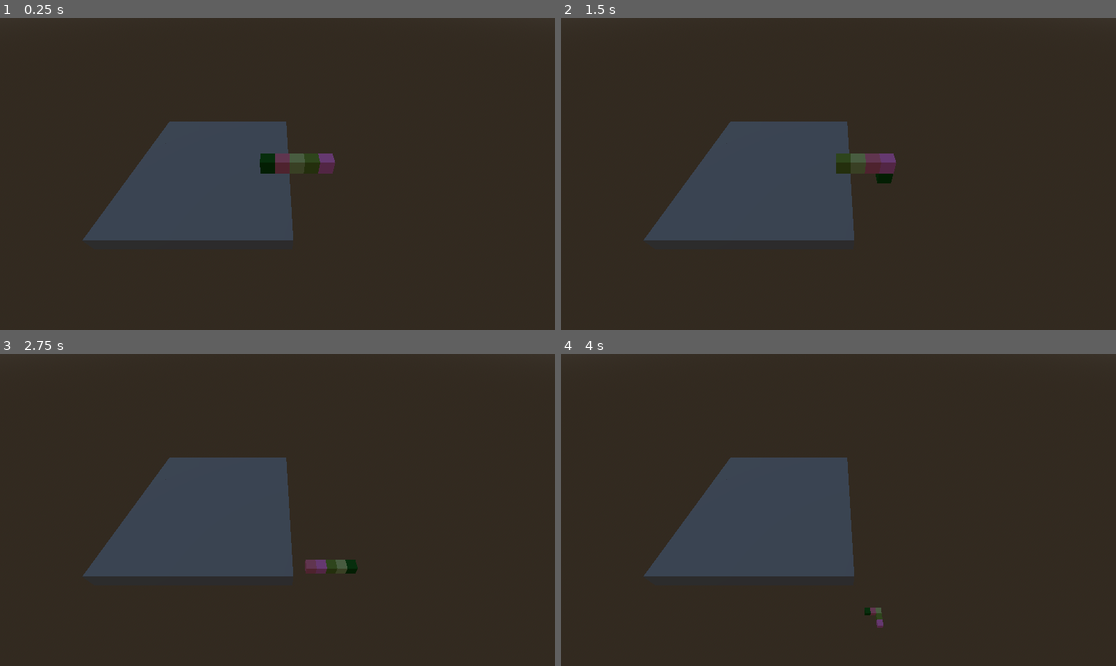
Above: before the commit, frames 1-4 (two rows, left to right).
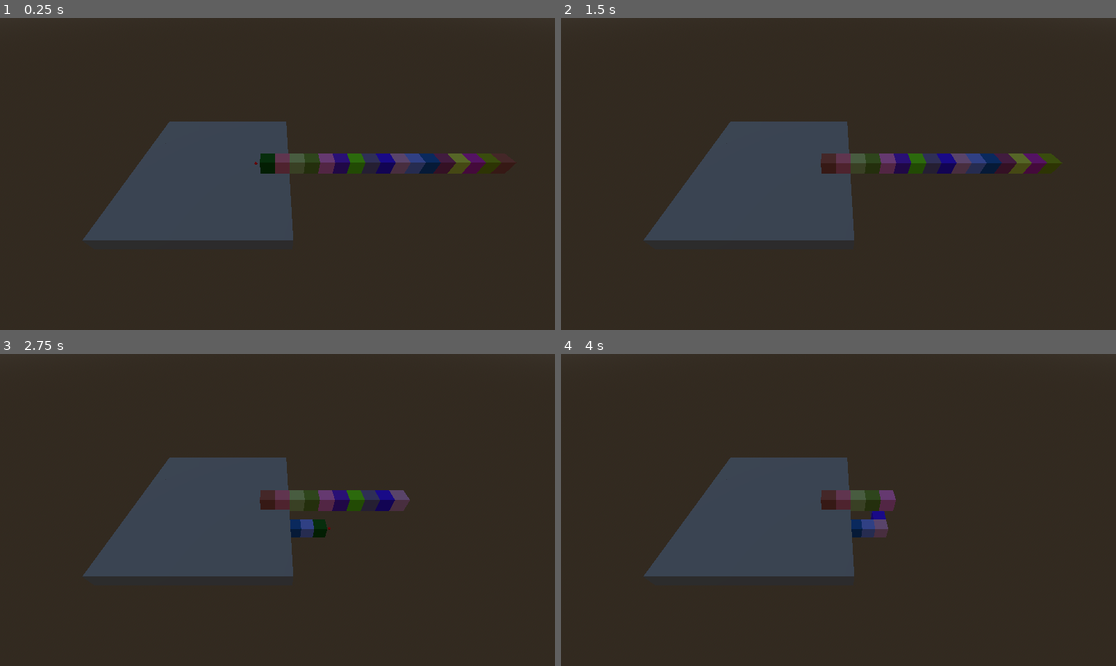
Above: after the commit, the same moments.

Repository: PedroSteinmacherEngelhardt/Snaker3000
Game: Godot game, scene res://world.tscn
Two runs of this game, one before a commit and one after it. Both use one fixed random seed, a clock stepped at 60 frames per second and the inputs below.
Inputs:
- Up to frame 1 (0.25 s): no input
- Up to frame 2 (1.5 s): tap Enter at 0.5 s; hold D (move_east) 0.53-1.28 s; hold Shift (move_down) from 1.28 s (still down)
- Up to frame 3 (2.75 s): release Shift (move_down) at 2.03 s; hold D (move_east) from 2.03 s (still down)
- Up to frame 4 (4 s): release D (move_east) at 2.78 s; hold W (move_north) 2.78-3.53 s; hold A (move_west) from 3.53 s (still down)

The runs differ from the first frame. In frame 1, 1.8% of the frame differs, in the area x 45-91%, y 43-50%; in frame 2, 2.4%, in the area x 46-91%, y 43-54%; in frame 3, 2.2%; in frame 4, 1.2%.

Commit message:
Snaker3000

Diff:
--- /dev/null
+++ b/helpers/set.gd
@@ -0,0 +1,16 @@
+extends Object
+class_name Set
+
+var _iternal = {};
+
+
+var values:
+	get():
+		return _iternal.keys()
+
+func append(value: Variant):
+	_iternal[value] = null
+
+
+func remove(value: Variant):
+	_iternal.erase(value)
--- a/snake3000.tscn
+++ /dev/null
@@ -1,26 +0,0 @@
-[gd_scene load_steps=5 format=3 uid="uid://4sqw2jsystx2"]
-
-[ext_resource type="Script" uid="uid://t2iwikjt2p1l" path="res://snake_3000.gd" id="1_62rt0"]
-
-[sub_resource type="BoxShape3D" id="BoxShape3D_62rt0"]
-
-[sub_resource type="StandardMaterial3D" id="StandardMaterial3D_62rt0"]
-albedo_color = Color(0, 0.4, 0, 1)
-
-[sub_resource type="BoxMesh" id="BoxMesh_5eypk"]
-material = SubResource("StandardMaterial3D_62rt0")
-
-[node name="Snake3000" type="CharacterBody3D"]
-process_mode = 4
-script = ExtResource("1_62rt0")
-initial_size = 5
-
-[node name="Head" type="CollisionShape3D" parent="."]
-shape = SubResource("BoxShape3D_62rt0")
-
-[node name="MeshInstance3D" type="MeshInstance3D" parent="Head"]
-mesh = SubResource("BoxMesh_5eypk")
-
-[node name="Timer" type="Timer" parent="."]
-wait_time = 0.2
-one_shot = true
--- /dev/null
+++ b/snake_3000/custom_input.gd
@@ -0,0 +1,48 @@
+extends Node
+class_name CustomInput
+
+
+signal on_movement(direction: Vector3)
+
+var _input_buffer = []
+var _pressed_actions = Set.new()
+
+
+const _actions_map: Dictionary[String, Vector3] = {
+	"move_north": Vector3.FORWARD,
+	"move_south": Vector3.BACK,
+	"move_west": Vector3.LEFT,
+	"move_east": Vector3.RIGHT,
+	"move_up": Vector3.UP,
+	"move_down": Vector3.DOWN,
+}
+
+func _input(event):
+	for action in _actions_map.keys():
+		var direction = _actions_map[action]
+		if event.is_action_pressed(action):
+			_pressed_actions.append(direction)
+			_input_buffer.append(direction)
+			_movement_loop()
+		if event.is_action_released(action):
+			_pressed_actions.remove(direction)
+
+
+func _movement_loop() -> void:
+	if not $Timer.is_stopped():
+		return
+
+	var direction: Vector3
+
+	var actions = _pressed_actions.values
+	if not _input_buffer.is_empty():
+		direction = _input_buffer.pop_front()
+	elif not actions.is_empty():
+		direction = actions.front()
+	else:
+		return
+
+	on_movement.emit(direction)
+	$Timer.start()
+	await $Timer.timeout
+	_movement_loop()
--- /dev/null
+++ b/snake_3000/custom_input.tscn
@@ -0,0 +1,11 @@
+[gd_scene load_steps=2 format=3 uid="uid://cu1kougdu5g3k"]
+
+[ext_resource type="Script" uid="uid://bxaed8fpayo8u" path="res://snake_3000/custom_input.gd" id="1_ljjxr"]
+
+[node name="CustomInput" type="Node"]
+script = ExtResource("1_ljjxr")
+
+[node name="Timer" type="Timer" parent="."]
+unique_name_in_owner = true
+wait_time = 0.2
+one_shot = true
--- a/snake_3000.gd
+++ b/snake_3000/snake_3000.gd
@@ -9,62 +9,25 @@
 	initial_size = max(value, 1)
 	_setup_segments()
 
-func _get_direction():
-	if not _input_buffer.is_empty():
-		return _input_buffer.pop_front()
-
-	var keys = _pressed_actions.keys()
-	if not keys.is_empty():
-		return _actions_map[keys.front()]
-
-	return null
-
-
-var _input_buffer = []
-var _pressed_actions = {}
-
-const _actions_map: Dictionary[String, Vector3] = {
-	"move_north": Vector3.FORWARD,
-	"move_south": Vector3.BACK,
-	"move_west": Vector3.LEFT,
-	"move_east": Vector3.RIGHT,
-	"move_up": Vector3.UP,
-	"move_down": Vector3.DOWN,
-}
-
-
 var _segments: Array[Node3D] = []
 
+func _validate_movement(direction) -> bool:
+	if $Head.global_transform.basis.z.is_equal_approx(direction):
+		return false
+	if direction == Vector3.UP and not is_on_floor():
+		return false
 
-func _input(event):
-	for action in _actions_map.keys():
-		if event.is_action_pressed(action):
-			_pressed_actions[action] = null
-			_input_buffer.append(_actions_map[action])
-			_movement_loop(_move)
-		if event.is_action_released(action):
-			_pressed_actions.erase(action)
-
-
-func _movement_loop(handle_movement: Callable):
-	if not $Timer.is_stopped():
-		return
-
-	var direction = _get_direction()
-
-	if not direction:
-		return
-
-	handle_movement.call(direction)
-	$Timer.start()
-	await $Timer.timeout
-	_movement_loop(handle_movement)
-
+	return true
 
 func _move(direction: Vector3):
 	direction =  direction.rotated(Vector3.UP, get_viewport().get_camera_3d().rotation.y)
 
+	if not _validate_movement(direction):
+		return
+
 	position += direction
+
+	$Head.look_at(direction + position, Vector3.UP if abs(direction) != Vector3.UP else Vector3.LEFT)
 
 	direction = direction.rotated(Vector3.UP, rotation.y)
 
@@ -79,6 +42,7 @@
 
 func _ready():
 	_disable_process(Engine.is_editor_hint())
+	$CustomInput.on_movement.connect(_move)
 	_setup_segments()
 
 
--- /dev/null
+++ b/snake_3000/snake_3000.tscn
@@ -0,0 +1,38 @@
+[gd_scene load_steps=8 format=3 uid="uid://4sqw2jsystx2"]
+
+[ext_resource type="Script" uid="uid://t2iwikjt2p1l" path="res://snake_3000/snake_3000.gd" id="1_62rt0"]
+[ext_resource type="PackedScene" uid="uid://cu1kougdu5g3k" path="res://snake_3000/custom_input.tscn" id="2_mi40b"]
+
+[sub_resource type="BoxShape3D" id="BoxShape3D_62rt0"]
+
+[sub_resource type="StandardMaterial3D" id="StandardMaterial3D_62rt0"]
+albedo_color = Color(0, 0.4, 0, 1)
+
+[sub_resource type="BoxMesh" id="BoxMesh_5eypk"]
+material = SubResource("StandardMaterial3D_62rt0")
+
+[sub_resource type="StandardMaterial3D" id="StandardMaterial3D_5eypk"]
+albedo_color = Color(1, 0, 0, 1)
+
+[sub_resource type="SphereMesh" id="SphereMesh_f2nbu"]
+material = SubResource("StandardMaterial3D_5eypk")
+radius = 0.1
+height = 0.2
+
+[node name="Snake3000" type="CharacterBody3D"]
+process_mode = 4
+script = ExtResource("1_62rt0")
+initial_size = 5
+
+[node name="Head" type="CollisionShape3D" parent="."]
+unique_name_in_owner = true
+shape = SubResource("BoxShape3D_62rt0")
+
+[node name="MeshInstance3D" type="MeshInstance3D" parent="Head"]
+mesh = SubResource("BoxMesh_5eypk")
+
+[node name="MeshInstance3D2" type="MeshInstance3D" parent="Head"]
+transform = Transform3D(1, 0, 0, 0, 1, 0, 0, 0, 1, 0, 0, -0.829603)
+mesh = SubResource("SphereMesh_f2nbu")
+
+[node name="CustomInput" parent="." instance=ExtResource("2_mi40b")]
--- a/world.tscn
+++ b/world.tscn
@@ -1,7 +1,7 @@
 [gd_scene load_steps=6 format=3 uid="uid://dpkrwswhb7gdf"]
 
 [ext_resource type="MeshLibrary" uid="uid://csti7prgxoyjs" path="res://assets/meshlibrary.tres" id="1_fj7yv"]
-[ext_resource type="PackedScene" uid="uid://4sqw2jsystx2" path="res://snake3000.tscn" id="2_tlwt5"]
+[ext_resource type="PackedScene" uid="uid://4sqw2jsystx2" path="res://snake_3000/snake_3000.tscn" id="2_tlwt5"]
 
 [sub_resource type="ProceduralSkyMaterial" id="ProceduralSkyMaterial_fj7yv"]
 
@@ -31,3 +31,4 @@
 
 [node name="Snake3000" parent="." instance=ExtResource("2_tlwt5")]
 transform = Transform3D(-1, 0, 8.74228e-08, 0, 1, 0, -8.74228e-08, 0, -1, 0, 0, -4)
+initial_size = 17
Not shown, added: helpers/set.gd.uid
Not shown, added: snake_3000/custom_input.gd.uid
Renamed: snake_3000.gd.uid -> snake_3000/snake_3000.gd.uid
